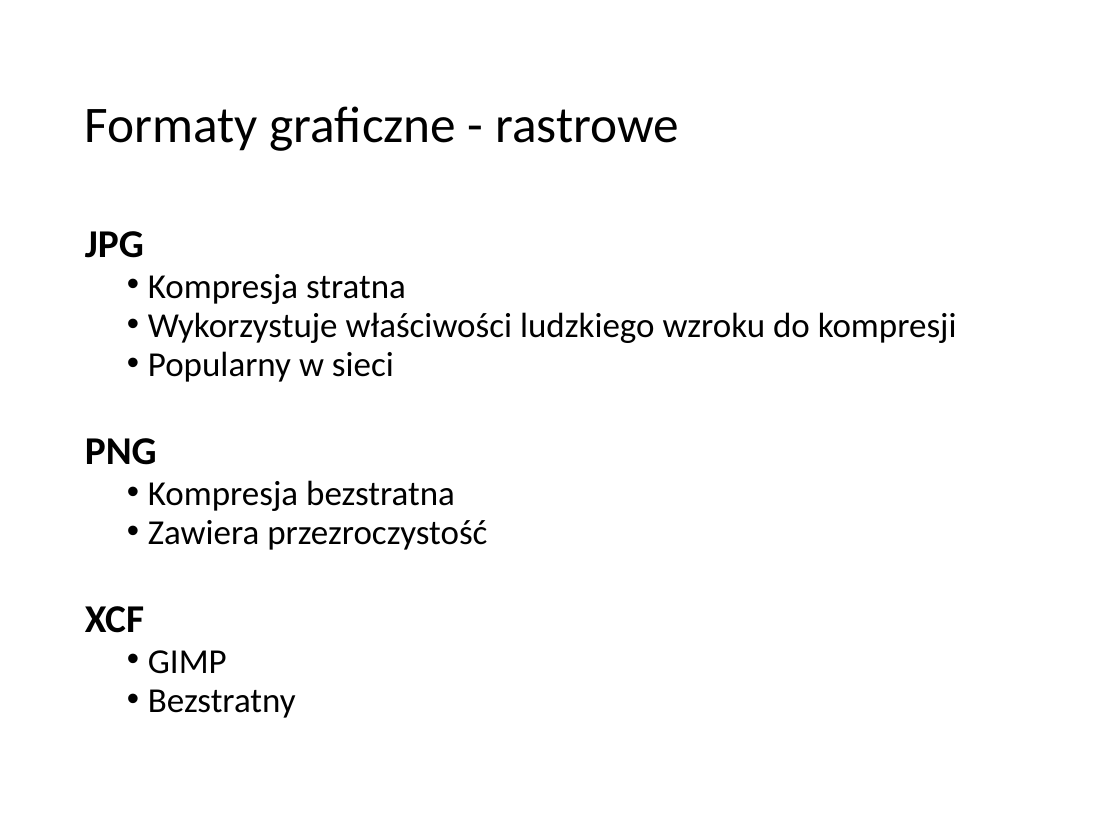
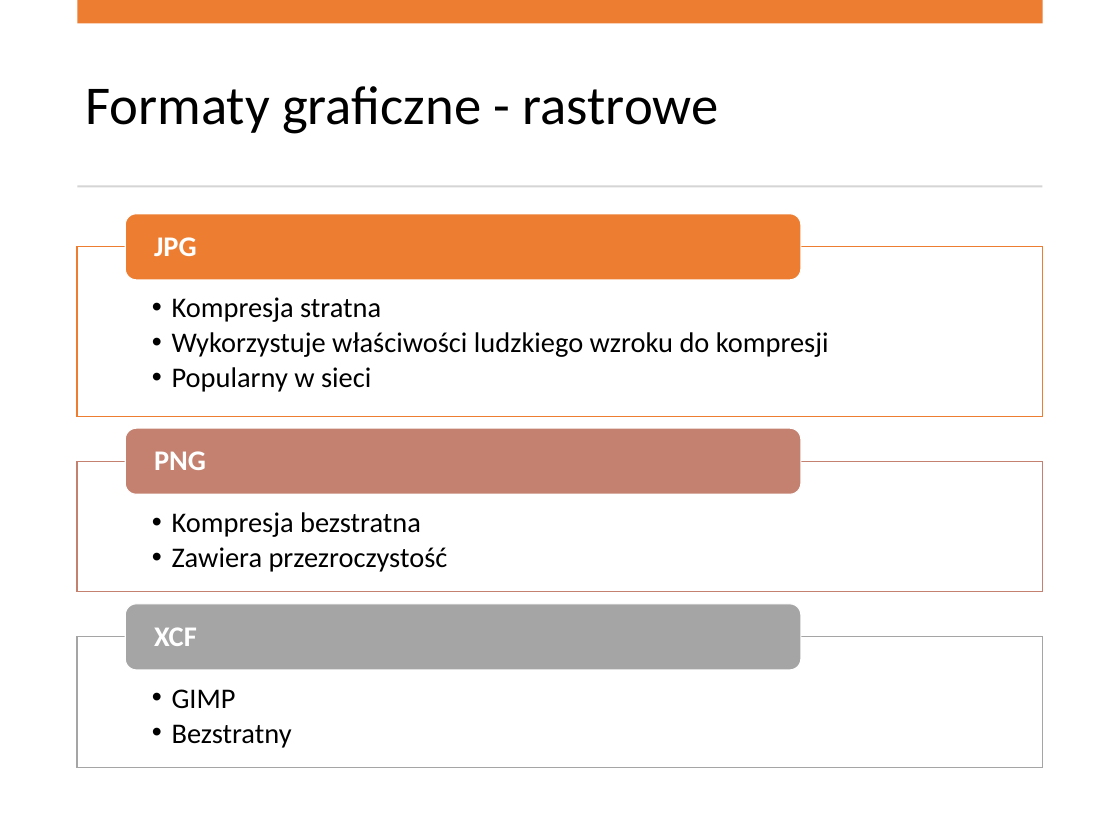
Before and after one commit to blackbat13/cs-lut, a slide deck: slide 5 of Grafika/Grafika rastrowa i wektorowa.pptx. Drawn at 1120x840 pixels with LibreOffice and Linux fonts; fonts in the diff are those of the drawing. Boxes give left, top, right and bottom in pixels: in the first picture for what was removed or moved away, otherwise in the second. Text is boxed around its words. In the diff, an @@ line names an element or a change of style, - is before the commit and + after.

```diff
--- a/Grafika/Grafika rastrowa i wektorowa.pptx
+++ b/Grafika/Grafika rastrowa i wektorowa.pptx
@@ rectangle added at (77,0,1043,24), fill #ED7D31 @@
@@ title "Formaty graficzne - rastrowe" at (85,86,719,134): size 46.9 to 50 pt @@
@@ rectangle added at (77,185,1043,187), fill #D5D5D5 @@
@@ text at (85,231,144,258): paragraph removed @@
-JPG
@@ text "Kompresja stratna": place and size @@
-text "Kompresja stratna" at (85,231,957,718)
+text "Kompresja stratna" at (172,297,829,392)
@@ text "Kompresja stratna" at (172,297,829,392): size 32 to 26 pt; indent changed; line spacing 0.8 to 0.9; less space between paragraphs @@
@@ text at (85,438,487,718): paragraphs removed @@
-PNG
-  • Kompresja bezstratna
-  • Zawiera przezroczystość
-XCF
-  • GIMP
-  • Bezstratny
@@ group added at (77,213,1043,768): 5 texts, 3 rectangles, 3 rounded rectangles @@
+JPG
+  • Kompresja bezstratna
+  • Zawiera przezroczystość
+PNG
+  • GIMP
+  • Bezstratny
+XCF
```
Also in this commit, not shown: 4 other slides changed, 2 slides added, 2 slides removed, 1 other file.
